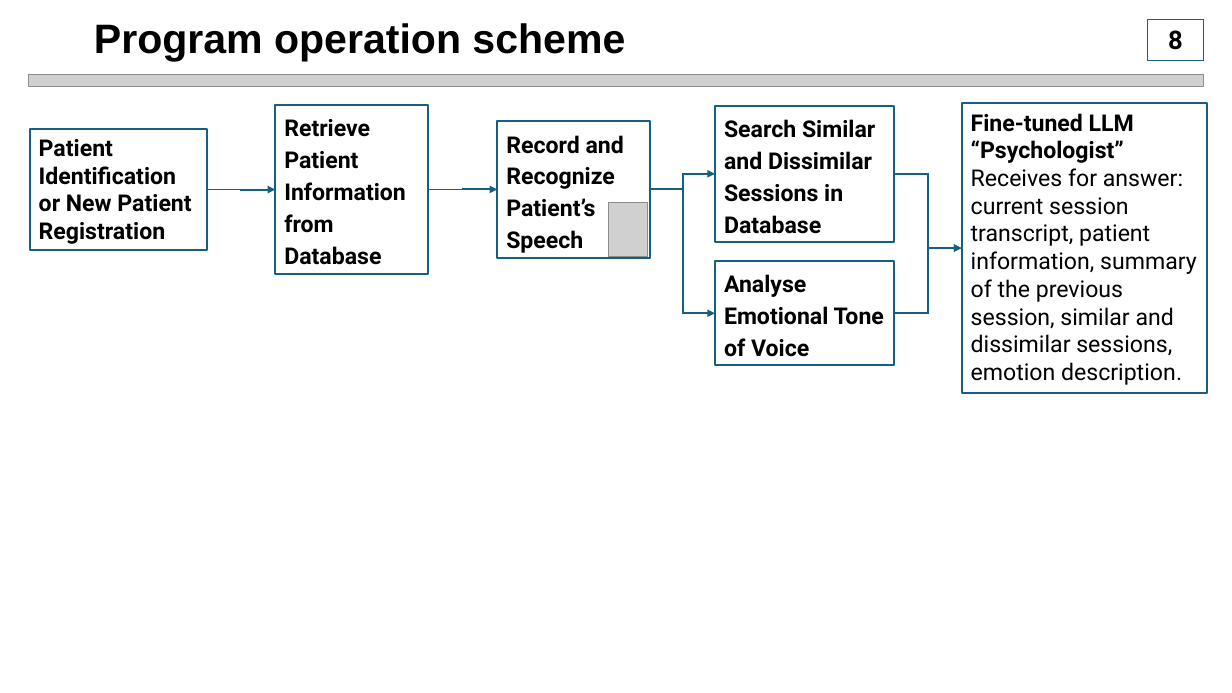
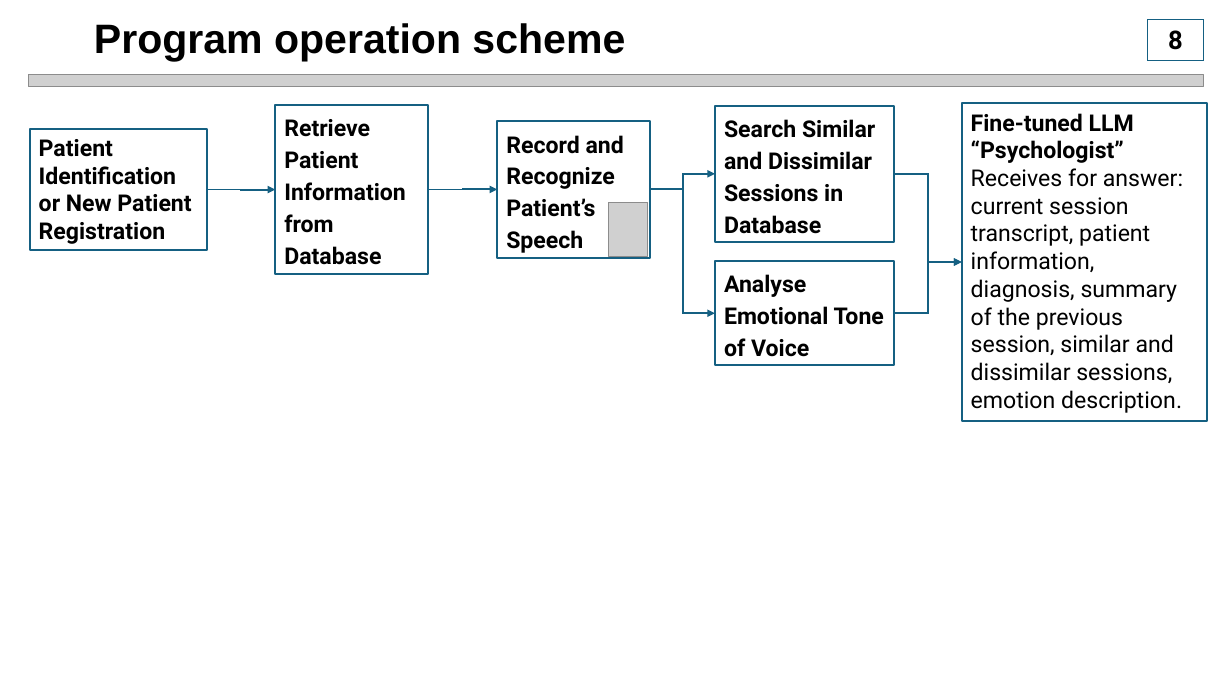
Before and after one commit to IlyaZutler/Project_4-Psychologist_IA, a slide deck: slide 9 of Presentation3.pptx. Drawn at 1232x693 pixels with LibreOffice and Linux fonts; fonts in the diff are those of the drawing; grey boxes stand for pictures. Boxes give left, top, right and bottom in pixels: in the first picture for what was removed or moved away, otherwise in the second. Text is boxed around its words. In the diff, an @@ line names an element or a change of style, - is before the commit and + after.

```diff
--- a/Presentation3.pptx
+++ b/Presentation3.pptx
@@ rectangle "Fine-tuned LLM “Psychologist” Receives for ..." resized from (x1=962, y1=104, x2=1207, y2=393) to (x1=962, y1=104, x2=1207, y2=421) @@
@@ text in rectangle at (x1=971, y1=113, x2=1183, y2=413): text changed @@
-Fine-tuned LLM “Psychologist” Receives for answer: current session transcript, patient information, summary of the previous session, similar and dissimilar sessions, emotion description.
+Fine-tuned LLM “Psychologist” Receives for answer: current session transcript, patient information, diagnosis, summary of the previous session, similar and dissimilar sessions, emotion description.
@@ elbow arrow moved from (894, 174) - (962, 248) to (894, 174) - (962, 262) @@
@@ elbow arrow moved from (894, 313) - (962, 248) to (894, 313) - (962, 262) @@
```
Also in this commit, not shown: 6 other slides changed, 8 other files.
